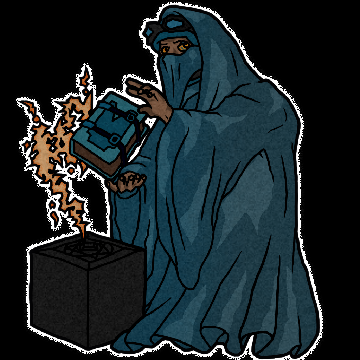
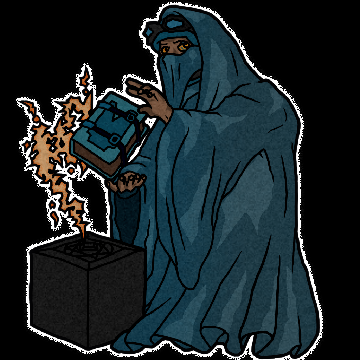
Comparing the layer stacks of the two 360 x 360 images. Changes:
added layer "Layer 47" (35%) in group "color" over (x1=116, y1=188, x2=139, y2=199)
added layer "Layer 46" (50%) in group "color" over (x1=114, y1=188, x2=141, y2=247)
